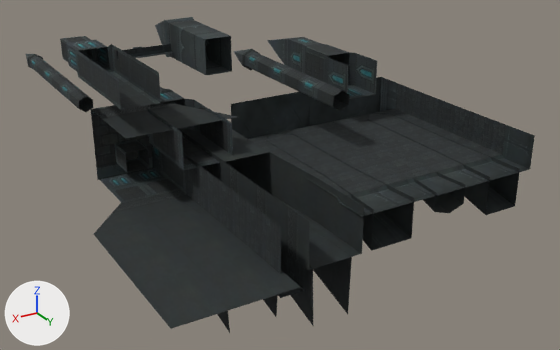
The OBJ model sceneobjs/tanxian_fuben_257/tanxian_fuben_257_chengbao_left.obj, before and after one commit.
Both versions are drawn from a 50 mm camera at (1034.0, 1613.0, 766.0) aimed at (64.0, -3.0, -42.0). Every picture has the same lights, and +X, +Y and +Z are marked at lower left. Where no turn or scale is listed for an object, it has been applied to the vertices. Vertices at the same position are counted once.

Script lines for the objects in view, before the commit:
```python
me_tanxian_fuben_257_chengbao_left = bpy.data.meshes.new('tanxian_fuben_257_chengbao_left')
me_tanxian_fuben_257_chengbao_left.from_pydata(...)  # 475 vertices, 702 faces; spans x -352.0..598.0, y -703.0..506.0, z -180.0..337.0
# faces by material slot: [123, 63, 279, 32, 69, 86, 40, 10]
me_tanxian_fuben_257_chengbao_left.materials.append(mat_material_1)  # picture img_tanxian_fuben_257_chengbao_a_01_png
me_tanxian_fuben_257_chengbao_left.materials.append(mat_material_2)  # picture img_tanxian_fuben_257_daqiao_07_png
me_tanxian_fuben_257_chengbao_left.materials.append(mat_material_3)  # picture img_tanxian_fuben_257_chengbao_a_02_png
me_tanxian_fuben_257_chengbao_left.materials.append(mat_material_4)  # picture img_tanxian_fuben_257_daqiao_05_png
me_tanxian_fuben_257_chengbao_left.materials.append(mat_material_5)  # picture img_tanxian_fuben_257_chengbao_a_12_png
me_tanxian_fuben_257_chengbao_left.materials.append(mat_material_6)  # picture img_tanxian_fuben_257_chengbao_a_13_png
me_tanxian_fuben_257_chengbao_left.materials.append(mat_material_7)  # picture img_tanxian_fuben_257_daqiao_04_png
me_tanxian_fuben_257_chengbao_left.materials.append(mat_material_8)  # picture img_tanxian_fuben_257_daqiao_08_png
ob_tanxian_fuben_257_chengbao_left = bpy.data.objects.new('tanxian_fuben_257_chengbao_left', me_tanxian_fuben_257_chengbao_left)
ob_tanxian_fuben_257_chengbao_left.location = (0.0, 0.0, 0.0)
```
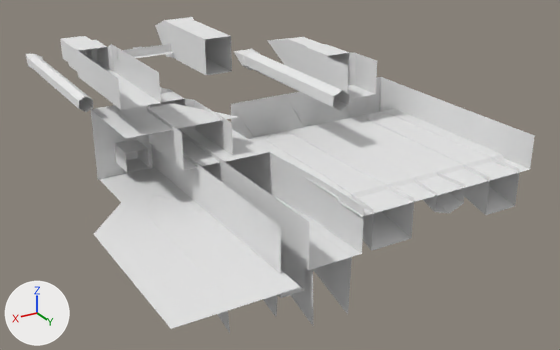
Location of each change, (x1, y1, x2, y2) in pixels of the pictures (560 x 350 px):
part 1 of me_tanxian_fuben_257_chengbao_left, recoloured (black to grey)
    both: (26, 17, 299, 75)
part 2 of me_tanxian_fuben_257_chengbao_left, recoloured (black to white)
    both: (91, 102, 364, 329)
part 3 of me_tanxian_fuben_257_chengbao_left, recoloured (black to grey)
    both: (30, 36, 377, 202)
part 4 of me_tanxian_fuben_257_chengbao_left, recoloured (black to white)
    both: (184, 83, 506, 298)
part 5 of me_tanxian_fuben_257_chengbao_left, recoloured (black to grey)
    both: (266, 113, 520, 251)
part 6 of me_tanxian_fuben_257_chengbao_left, recoloured (black to white)
    both: (231, 77, 535, 217)
part 7 of me_tanxian_fuben_257_chengbao_left, recoloured (black to grey)
    both: (148, 195, 352, 333)

What changed in the scene script:
```text
Add mat_material_8_1:
    mat_material_8_1 = principled_material('material_8')
    mat_material_8_1.base_color = (0.8, 0.8, 0.8)  # white #e7e7e7
    mat_material_8_1.roughness = 1.0
Add mat_material_4_1:
    mat_material_4_1 = principled_material('material_4')
    mat_material_4_1.base_color = (0.8, 0.8, 0.8)  # white #e7e7e7
    mat_material_4_1.roughness = 1.0
Add mat_material_5_1:
    mat_material_5_1 = principled_material('material_5')
    mat_material_5_1.base_color = (0.8, 0.8, 0.8)  # white #e7e7e7
    mat_material_5_1.roughness = 1.0
Add mat_material_1_1:
    mat_material_1_1 = principled_material('material_1')
    mat_material_1_1.base_color = (0.8, 0.8, 0.8)  # white #e7e7e7
    mat_material_1_1.roughness = 1.0
Add mat_material_2_1:
    mat_material_2_1 = principled_material('material_2')
    mat_material_2_1.base_color = (0.8, 0.8, 0.8)  # white #e7e7e7
    mat_material_2_1.roughness = 1.0
Add mat_material_6_1:
    mat_material_6_1 = principled_material('material_6')
    mat_material_6_1.base_color = (0.8, 0.8, 0.8)  # white #e7e7e7
    mat_material_6_1.roughness = 1.0
Add mat_material_7_1:
    mat_material_7_1 = principled_material('material_7')
    mat_material_7_1.base_color = (0.8, 0.8, 0.8)  # white #e7e7e7
    mat_material_7_1.roughness = 1.0
Add mat_material_3_1:
    mat_material_3_1 = principled_material('material_3')
    mat_material_3_1.base_color = (0.8, 0.8, 0.8)  # white #e7e7e7
    mat_material_3_1.roughness = 1.0
Change me_tanxian_fuben_257_chengbao_left:
    where me_tanxian_fuben_257_chengbao_left.from_pydata(...)  # 475 vertices, 702 faces; spans x -352.0..598.0, y -703.0..506.0, z -180.0..337.0
    used by ob_tanxian_fuben_257_chengbao_left; location = (0.0, 0.0, 0.0)
    remove me_tanxian_fuben_257_chengbao_left.materials.append(mat_material_8)  # picture img_tanxian_fuben_257_daqiao_08_png
    me_tanxian_fuben_257_chengbao_left part 1: all 123 faces that had it switch from mat_material_1 (picture img_tanxian_fuben_257_chengbao_a_01_png) to mat_material_1_1 (white #e7e7e7)
    me_tanxian_fuben_257_chengbao_left part 2: all 63 faces that had it switch from mat_material_2 (picture img_tanxian_fuben_257_daqiao_07_png) to mat_material_2_1 (white #e7e7e7)
    me_tanxian_fuben_257_chengbao_left part 3: all 279 faces that had it switch from mat_material_3 (picture img_tanxian_fuben_257_chengbao_a_02_png) to mat_material_3_1 (white #e7e7e7)
    me_tanxian_fuben_257_chengbao_left part 4: all 32 faces that had it switch from mat_material_4 (picture img_tanxian_fuben_257_daqiao_05_png) to mat_material_4_1 (white #e7e7e7)
    me_tanxian_fuben_257_chengbao_left part 5: all 69 faces that had it switch from mat_material_5 (picture img_tanxian_fuben_257_chengbao_a_12_png) to mat_material_5_1 (white #e7e7e7)
    me_tanxian_fuben_257_chengbao_left part 6: all 86 faces that had it switch from mat_material_6 (picture img_tanxian_fuben_257_chengbao_a_13_png) to mat_material_6_1 (white #e7e7e7)
    me_tanxian_fuben_257_chengbao_left part 7: all 40 faces that had it switch from mat_material_7 (picture img_tanxian_fuben_257_daqiao_04_png) to mat_material_7_1 (white #e7e7e7)
    add me_tanxian_fuben_257_chengbao_left.materials.append(mat_material_8_1)  # white #e7e7e7
```
